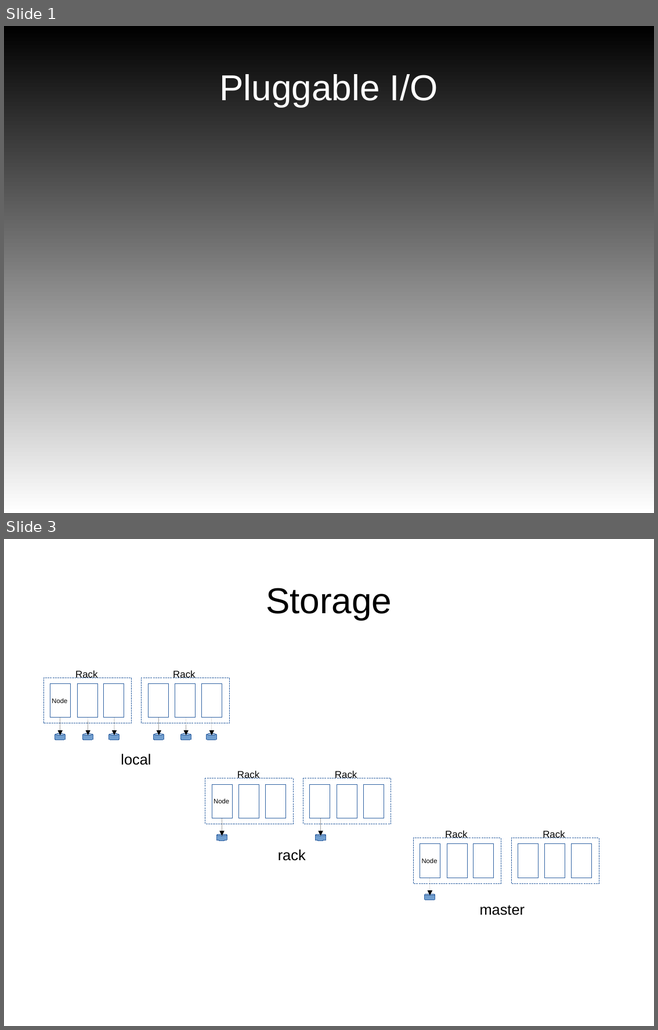
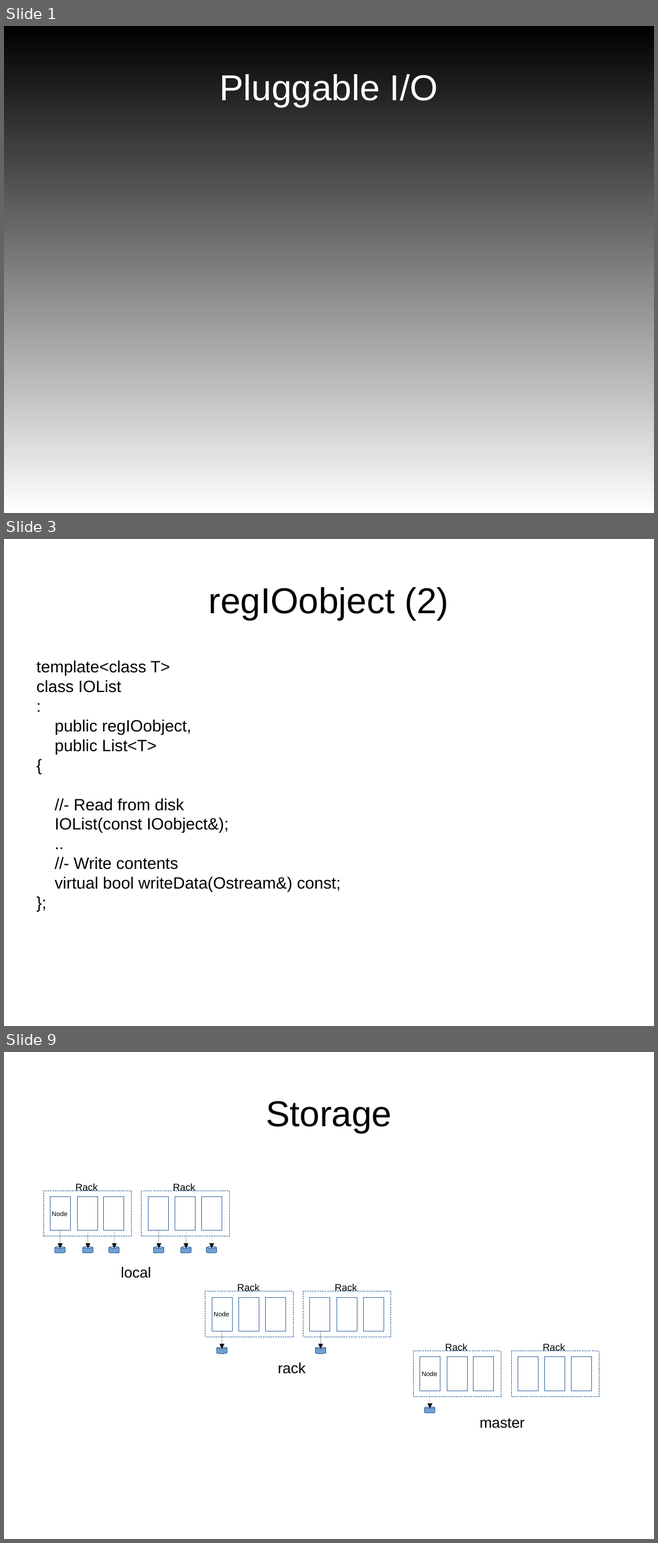
Before and after one commit to mattijsjanssens/mattijs-extensions, a slide deck: doc/Notes/GlobalFile_UGM2017/presentation.odp. Shown one above the other, each under a label of ours: slides 1 and 3 before the commit, slides 1, 3 and 9 after it; the slides between them are not shown. The pictures are 658x1030 and 658x1543 pixels, drawn with LibreOffice and Linux fonts; fonts in the diff are those of the drawing. Boxes give left, top, right and bottom in pixels: in the first picture for what was removed or moved away, otherwise in the second. Text is boxed around its words. In the diff, an @@ line names an element or a change of style, - is before the commit and + after.

```diff
--- a/doc/Notes/GlobalFile_UGM2017/presentation.odp
+++ b/doc/Notes/GlobalFile_UGM2017/presentation.odp
@@ slide 3 added at <box>4,539,654,1026</box>, background #FFFFFF @@
@@ title added at <box>209,587,449,620</box>, 44 pt, text #000000 @@
+regIOobject (2)
@@ subtitle added at <box>36,660,340,892</box>, 20 pt, text #000000 @@
+template<class T>
+class IOList
+:
+public regIOobject,
+public List<T>
+{
+//- Read from disk
+IOList(const IOobject&);
+..
+//- Write contents
+virtual bool writeData(Ostream&) const;
+};
@@ what was slide 3 is now slide 9 @@
```
Also in this commit, not shown: 1 slide changed, 8 other slides added.
